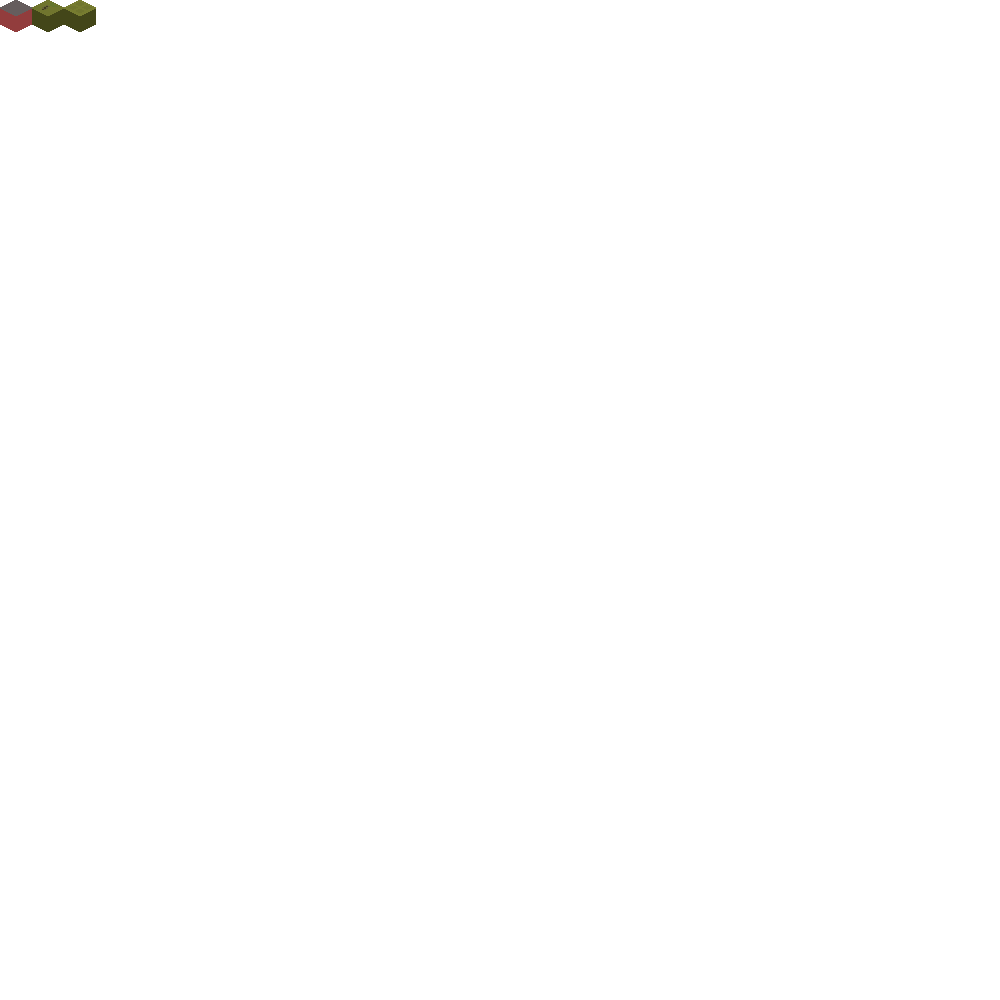
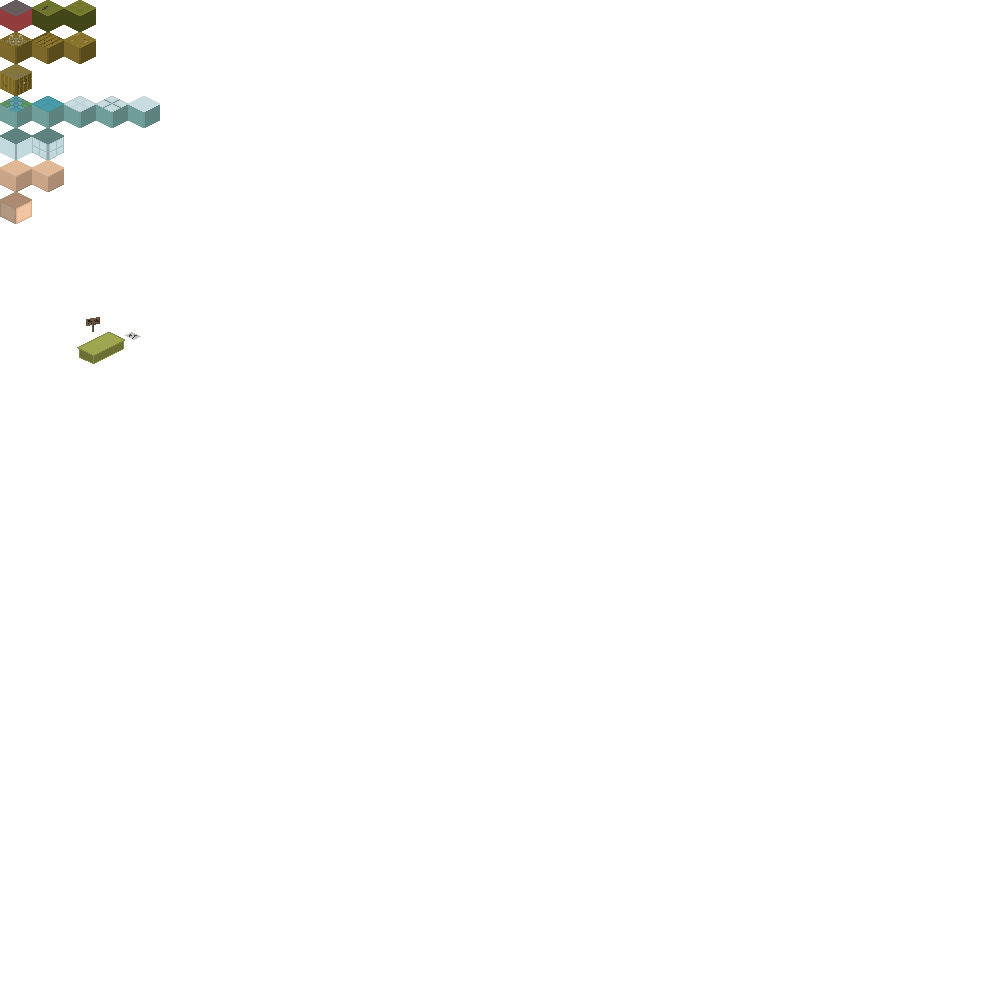
Layered file, before and after one edit (1000px x 1000px). Changes by layer:
painted on "Elements" over left=77, top=317, right=141, bottom=364
painted on "Tiles" over left=0, top=32, right=160, bottom=224
